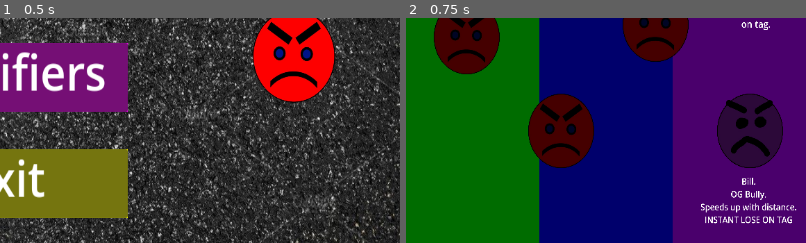
Above: before the commit, frames 1-2 (left to right).
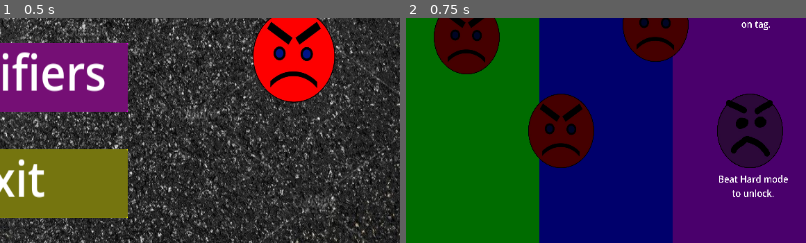
Above: after the commit, the same moments.

Repository: iiAzui/IDK-Tag-2-The-Infection
Game: Godot game, scene res://main_menu.tscn
Two runs of this game, one before a commit and one after it. Both use one fixed random seed, a clock stepped at 60 frames per second and the inputs below.
Inputs:
- Up to frame 1 (0.5 s): no input
- Up to frame 2 (0.75 s): click "Modifiers" at 0.5 s
The pictures show only the part of the screen within x 50-100%, y 50-100%; the shares and areas given below are measured in that part.

Frame 1 is identical in both runs. In frame 2, 1.5% of the frame differs, in the area x 73-98%, y 69-92%.

Commit message:
Conner Time

Diff:
--- a/Scripts/player.gd
+++ b/Scripts/player.gd
@@ -8,7 +8,20 @@
 var b2 = preload("res://Players/Bob/Bob2.png")
 var b3 = preload("res://Players/Bob/Bob3.png")
 
+var c1 = preload("res://Players/Conner/Conner1.png")
+var c2 = preload("res://Players/Conner/Conner2.png")
+var c3 = preload("res://Players/Conner/Conner3.png")
+
 var speed = 400.0
+var breathingdivide = 1
+var breathingmultiply = 1
+var breathingadd = 0
+var breathingsubtract = 0
+var breathup = 0
+
+var moving = false
+
+var firsttime = true
 
 var breathingup = false
 var breathed = false
@@ -24,47 +37,57 @@
 		3:
 			Global.score = 5
 			Global.breath = 75.0
+	match Global.Player:
+		"Bob":
+			get_node("Sprite2D").texture = b1
+			speed = 400
+		"Conner":
+			get_node("Sprite2D").texture = c1
+			speed = 600
+			breathingmultiply = 2
 
-	while Global.mode == 2:
-		if not Input.is_action_pressed("Breath") or breathed:
-			if breathingdown == false:
-				get_node("Timer").start(2)
-				breathingdown = true
-			await get_node("Timer").timeout
-			Global.breath -= randi_range(1,5)
-			breathingdown = false
-		else:
-			if breathingdown == false:
-				get_node("Timer").start(2)
-				breathingdown = true
-			await get_node("Timer").timeout
-			while Input.is_action_pressed("Breath") and not breathed:
-				Global.breath += 1
-				await get_tree().create_timer(0.1).timeout
-				if Global.breath == 100.0:
-					breathed = true
-			breathingdown = false
 
-	while Global.mode == 3:
-		if get_node("Timer2").is_stopped() or Global.breath == 75.0:
-			breathingup = false
-			await get_tree().create_timer(0.2).timeout
-			if get_node("Timer2").is_stopped() or Global.breath == 75.0:
+func _physics_process(delta: float) -> void:
+	if firsttime == true:
+		firsttime = false
+		while Global.mode == 2:
+			if not Input.is_action_pressed("Breath") or breathed:
 				if breathingdown == false:
 					get_node("Timer").start(2)
 					breathingdown = true
 				await get_node("Timer").timeout
+				Global.breath -= randi_range((1*breathingmultiply)-breathingsubtract,(5*breathingmultiply)+breathingadd)
+				breathingdown = false
+			else:
+				if breathingdown == false:
+					get_node("Timer").start(2)
+					breathingdown = true
+				await get_node("Timer").timeout
+				while Input.is_action_pressed("Breath") and not breathed:
+					Global.breath += (1+breathup)/breathingdivide
+					await get_tree().create_timer(0.1).timeout
+					if Global.breath == 100.0:
+						breathed = true
+				breathingdown = false
+
+		while Global.mode == 3:
+			if get_node("Timer2").is_stopped() or Global.breath == 75.0:
+				breathingup = false
+				await get_tree().create_timer(0.2).timeout
 				if get_node("Timer2").is_stopped() or Global.breath == 75.0:
-					Global.breath -= randi_range(5,10)
-					breathingdown = false
-		else:
-			await get_node("Timer2").timeout
-			breathingup = false
+					if breathingdown == false:
+						get_node("Timer").start(2)
+						breathingdown = true
+					await get_node("Timer").timeout
+					if get_node("Timer2").is_stopped() or Global.breath == 75.0:
+						Global.breath -= randi_range((5*breathingmultiply)-breathingsubtract,(10*breathingmultiply)+breathingadd)
+						breathingdown = false
+			else:
+				await get_node("Timer2").timeout
+				breathingup = false
 
 
 
-
-func _physics_process(delta: float) -> void:
 	if not Input.is_action_pressed("Breath") and breathed == true:
 		breathed = false
 
@@ -104,29 +127,52 @@
 		$"../strain".visible = false
 
 	var directionX := Input.get_axis("Left", "Right")
-	if directionX:
-		velocity.x = directionX * speed
+	var directionY := Input.get_axis("Up", "Down")
+	if Global.Player == "Conner":
+		if not directionY and directionX:
+			velocity.x = directionX * speed
+		else:
+			velocity.x = move_toward(velocity.x, 0, speed)
 	else:
-		velocity.x = move_toward(velocity.x, 0, speed)
+		if directionX:
+			velocity.x = directionX * speed
+		else:
+			velocity.x = move_toward(velocity.x, 0, speed)
 
+	if Global.Player == "Conner":
+		if not directionX and directionY:
+			velocity.y = directionY * speed
+		else:
+			velocity.y = move_toward(velocity.y, 0, speed)
+	else:
+		if directionY:
+			velocity.y = directionY * speed
+		else:
+			velocity.y = move_toward(velocity.y, 0, speed)
 
-
-	var directionY := Input.get_axis("Up", "Down")
-	if directionY:
-		velocity.y = directionY * speed
-	else:
-		velocity.y = move_toward(velocity.y, 0, speed)
-
-	if directionY < 0:
-		get_node("Sprite2D").texture = b3
-	elif directionY > 0:
-		get_node("Sprite2D").texture = b1
-	elif directionX < 0:
-		get_node("Sprite2D").texture = b2
-		get_node("Sprite2D").flip_h = true
-	elif directionX > 0:
-		get_node("Sprite2D").texture = b2
-		get_node("Sprite2D").flip_h = false
+	match Global.Player:
+		"Bob":
+			if directionY < 0:
+				get_node("Sprite2D").texture = b3
+			elif directionY > 0:
+				get_node("Sprite2D").texture = b1
+			elif directionX < 0:
+				get_node("Sprite2D").texture = b2
+				get_node("Sprite2D").flip_h = true
+			elif directionX > 0:
+				get_node("Sprite2D").texture = b2
+				get_node("Sprite2D").flip_h = false
+		"Conner":
+			if directionY < 0:
+				get_node("Sprite2D").texture = c3
+			elif directionY > 0:
+				get_node("Sprite2D").texture = c1
+			elif directionX < 0:
+				get_node("Sprite2D").texture = c2
+				get_node("Sprite2D").flip_h = true
+			elif directionX > 0:
+				get_node("Sprite2D").texture = c2
+				get_node("Sprite2D").flip_h = false
 
 	if Global.mode == 3:
 		if Input.is_action_just_pressed("Breath") and Global.breath < 75.0:
@@ -134,7 +180,7 @@
 				get_node("Timer2").start(1.5)
 				breathingup = true
 				breathingdown = false
-			Global.breath += 0.5
+			Global.breath += (0.5+(breathup/2))/breathingdivide
 
 
 
--- a/Scripts/settings.gd
+++ b/Scripts/settings.gd
@@ -4,6 +4,7 @@
 var unlocks = ["Bob","2","3","4","5","6","Redson","Bill","9","10","11","12"]
 # Called when the node enters the scene tree for the first time.
 func _ready() -> void:
+	print(Global.Unlocks)
 	%PB.position = Global.PBPos
 	%BB.position = Global.BBPos
 	match Global.mode:
@@ -29,6 +30,9 @@
 			get_node(str(unlocks[index])+ "/Label").visible = true
 		else:
 			get_node(unlocks[index]).self_modulate = Color("454545")
+			get_node(str(unlocks[index])+ "/UnlockText").visible = true
+			get_node(str(unlocks[index])+ "/"+str(unlocks[index])+"Bttn").disabled = true
+			get_node(str(unlocks[index])+ "/Label").visible = false
 		index += 1
 
 func _on_easy_pressed() -> void:
@@ -62,6 +66,26 @@
 	%PB.position = get_node("Bob").position
 	Global.PBPos = %PB.position
 
+
+func _on_2_bttn_pressed() -> void:
+	pass # Replace with function body.
+
+
+func _on_3_bttn_pressed() -> void:
+	pass # Replace with function body.
+
+
+func _on_4_bttn_pressed() -> void:
+	pass # Replace with function body.
+
+
+func _on_5_bttn_pressed() -> void:
+	pass # Replace with function body.
+
+
+func _on_6_bttn_pressed() -> void:
+	pass # Replace with function body.
+
 func _on_redson_bttn_pressed() -> void:
 	Global.Bully = "Redson"
 	%BB.position = get_node("Redson").position
@@ -72,3 +96,18 @@
 	Global.Bully = "Bill"
 	%BB.position = get_node("Bill").position
 	Global.BBPos = %BB.position
+
+func _on_9_bttn_pressed() -> void:
+	pass # Replace with function body.
+
+
+func _on_10_bttn_pressed() -> void:
+	pass # Replace with function body.
+
+
+func _on_11_bttn_pressed() -> void:
+	pass # Replace with function body.
+
+
+func _on_12_bttn_pressed() -> void:
+	pass # Replace with function body.
--- a/global.gd
+++ b/global.gd
@@ -5,7 +5,7 @@
 var winlose = 0
 var breath = 100
 var Bully = "Redson"
-var Player = "Bob"
+var Player = "Conner"
 
 var PBPos = Vector2(96,176)
 var BBPos = Vector2(1080,176)
--- a/settings.tscn
+++ b/settings.tscn
@@ -181,29 +181,139 @@
 scale = Vector2(0.2, 0.2)
 texture = ExtResource("2_gc0em")
 
+[node name="2Bttn" type="Button" parent="2"]
+self_modulate = Color(1, 1, 1, 0)
+offset_left = -160.0
+offset_top = -360.0
+offset_right = 160.0
+offset_bottom = 360.0
+
+[node name="Label" type="Label" parent="2"]
+offset_left = -240.0
+offset_top = 360.0
+offset_right = 219.0
+offset_bottom = 539.0
+text = "Bob.
+Starter Runner.
+Nothing Special."
+label_settings = SubResource("LabelSettings_3j6r5")
+horizontal_alignment = 1
+
+[node name="UnlockText" type="Label" parent="2"]
+offset_right = 40.0
+offset_bottom = 23.0
+
 [node name="3" type="Sprite2D" parent="."]
 self_modulate = Color(0.270588, 0.270588, 0.270588, 1)
 position = Vector2(224, 312)
 scale = Vector2(0.2, 0.2)
 texture = ExtResource("2_gc0em")
 
+[node name="3Bttn" type="Button" parent="3"]
+self_modulate = Color(1, 1, 1, 0)
+offset_left = -160.0
+offset_top = -360.0
+offset_right = 160.0
+offset_bottom = 360.0
+
+[node name="Label" type="Label" parent="3"]
+offset_left = -240.0
+offset_top = 360.0
+offset_right = 219.0
+offset_bottom = 539.0
+text = "Bob.
+Starter Runner.
+Nothing Special."
+label_settings = SubResource("LabelSettings_3j6r5")
+horizontal_alignment = 1
+
+[node name="UnlockText" type="Label" parent="3"]
+offset_right = 40.0
+offset_bottom = 23.0
+
 [node name="4" type="Sprite2D" parent="."]
 self_modulate = Color(0.270588, 0.270588, 0.270588, 1)
 position = Vector2(376, 208)
 scale = Vector2(0.2, 0.2)
 texture = ExtResource("2_gc0em")
 
+[node name="4Bttn" type="Button" parent="4"]
+self_modulate = Color(1, 1, 1, 0)
+offset_left = -160.0
+offset_top = -360.0
+offset_right = 160.0
+offset_bottom = 360.0
+
+[node name="Label" type="Label" parent="4"]
+offset_left = -240.0
+offset_top = 360.0
+offset_right = 219.0
+offset_bottom = 539.0
+text = "Bob.
+Starter Runner.
+Nothing Special."
+label_settings = SubResource("LabelSettings_3j6r5")
+horizontal_alignment = 1
+
+[node name="UnlockText" type="Label" parent="4"]
+offset_right = 40.0
+offset_bottom = 23.0
+
 [node name="5" type="Sprite2D" parent="."]
 self_modulate = Color(0.270588, 0.270588, 0.270588, 1)
 position = Vector2(376, 448)
 scale = Vector2(0.2, 0.2)
 texture = ExtResource("2_gc0em")
 
+[node name="5Bttn" type="Button" parent="5"]
+self_modulate = Color(1, 1, 1, 0)
+offset_left = -160.0
+offset_top = -360.0
+offset_right = 160.0
+offset_bottom = 360.0
+
+[node name="Label" type="Label" parent="5"]
+offset_left = -240.0
+offset_top = 360.0
+offset_right = 219.0
+offset_bottom = 539.0
+text = "Bob.
+Starter Runner.
+Nothing Special."
+label_settings = SubResource("LabelSettings_3j6r5")
+horizontal_alignment = 1
+
+[node name="UnlockText" type="Label" parent="5"]
+offset_right = 40.0
+offset_bottom = 23.0
+
 [node name="6" type="Sprite2D" parent="."]
 self_modulate = Color(0.270588, 0.270588, 0.270588, 1)
 position = Vector2(496, 328)
 scale = Vector2(0.2, 0.2)
 texture = ExtResource("2_gc0em")
+
+[node name="6Bttn" type="Button" parent="6"]
+self_modulate = Color(1, 1, 1, 0)
+offset_left = -160.0
+offset_top = -360.0
+offset_right = 160.0
+offset_bottom = 360.0
+
+[node name="Label" type="Label" parent="6"]
+offset_left = -240.0
+offset_top = 360.0
+offset_right = 219.0
+offset_bottom = 539.0
+text = "Bob.
+Starter Runner.
+Nothing Special."
+label_settings = SubResource("LabelSettings_3j6r5")
+horizontal_alignment = 1
+
+[node name="UnlockText" type="Label" parent="6"]
+offset_right = 40.0
+offset_bottom = 23.0
 
 [node name="Redson" type="Sprite2D" parent="."]
 position = Vector2(1080, 176)
@@ -277,23 +387,111 @@
 scale = Vector2(0.2, 0.2)
 texture = ExtResource("3_cj1lu")
 
+[node name="9Bttn" type="Button" parent="9"]
+self_modulate = Color(1, 1, 1, 0)
+offset_left = -160.0
+offset_top = -360.0
+offset_right = 160.0
+offset_bottom = 360.0
+
+[node name="Label" type="Label" parent="9"]
+offset_left = -240.0
+offset_top = 360.0
+offset_right = 219.0
+offset_bottom = 539.0
+text = "Bob.
+Starter Runner.
+Nothing Special."
+label_settings = SubResource("LabelSettings_3j6r5")
+horizontal_alignment = 1
+
+[node name="UnlockText" type="Label" parent="9"]
+offset_right = 40.0
+offset_bottom = 23.0
+
 [node name="10" type="Sprite2D" parent="."]
 self_modulate = Color(0.270588, 0.270588, 0.270588, 1)
 position = Vector2(792, 192)
 scale = Vector2(0.2, 0.2)
 texture = ExtResource("3_cj1lu")
 
+[node name="10Bttn" type="Button" parent="10"]
+self_modulate = Color(1, 1, 1, 0)
+offset_left = -160.0
+offset_top = -360.0
+offset_right = 160.0
+offset_bottom = 360.0
+
+[node name="Label" type="Label" parent="10"]
+offset_left = -240.0
+offset_top = 360.0
+offset_right = 219.0
+offset_bottom = 539.0
+text = "Bob.
+Starter Runner.
+Nothing Special."
+label_settings = SubResource("LabelSettings_3j6r5")
+horizontal_alignment = 1
+
+[node name="UnlockText" type="Label" parent="10"]
+offset_right = 40.0
+offset_bottom = 23.0
+
 [node name="11" type="Sprite2D" parent="."]
 self_modulate = Color(0.270588, 0.270588, 0.270588, 1)
 position = Vector2(800, 432)
 scale = Vector2(0.2, 0.2)
 texture = ExtResource("3_cj1lu")
 
+[node name="11Bttn" type="Button" parent="11"]
+self_modulate = Color(1, 1, 1, 0)
+offset_left = -160.0
+offset_top = -360.0
+offset_right = 160.0
+offset_bottom = 360.0
+
+[node name="Label" type="Label" parent="11"]
+offset_left = -240.0
+offset_top = 360.0
+offset_right = 219.0
+offset_bottom = 539.0
+text = "Bob.
+Starter Runner.
+Nothing Special."
+label_settings = SubResource("LabelSettings_3j6r5")
+horizontal_alignment = 1
+
+[node name="UnlockText" type="Label" parent="11"]
+offset_right = 40.0
+offset_bottom = 23.0
+
 [node name="12" type="Sprite2D" parent="."]
 self_modulate = Color(0.270588, 0.270588, 0.270588, 1)
 position = Vector2(664, 312)
 scale = Vector2(0.2, 0.2)
 texture = ExtResource("3_cj1lu")
+
+[node name="12Bttn" type="Button" parent="12"]
+self_modulate = Color(1, 1, 1, 0)
+offset_left = -160.0
+offset_top = -360.0
+offset_right = 160.0
+offset_bottom = 360.0
+
+[node name="Label" type="Label" parent="12"]
+offset_left = -240.0
+offset_top = 360.0
+offset_right = 219.0
+offset_bottom = 539.0
+text = "Bob.
+Starter Runner.
+Nothing Special."
+label_settings = SubResource("LabelSettings_3j6r5")
+horizontal_alignment = 1
+
+[node name="UnlockText" type="Label" parent="12"]
+offset_right = 40.0
+offset_bottom = 23.0
 
 [node name="PB" type="Sprite2D" parent="."]
 unique_name_in_owner = true
@@ -326,6 +524,15 @@
 [connection signal="pressed" from="Normal" to="." method="_on_normal_pressed"]
 [connection signal="pressed" from="Hard" to="." method="_on_hard_pressed"]
 [connection signal="pressed" from="Bob/BobBttn" to="." method="_on_bob_bttn_pressed"]
+[connection signal="pressed" from="2/2Bttn" to="." method="_on_2_bttn_pressed"]
+[connection signal="pressed" from="3/3Bttn" to="." method="_on_3_bttn_pressed"]
+[connection signal="pressed" from="4/4Bttn" to="." method="_on_4_bttn_pressed"]
+[connection signal="pressed" from="5/5Bttn" to="." method="_on_5_bttn_pressed"]
+[connection signal="pressed" from="6/6Bttn" to="." method="_on_6_bttn_pressed"]
 [connection signal="pressed" from="Redson/RedsonBttn" to="." method="_on_redson_bttn_pressed"]
 [connection signal="pressed" from="Bill/BillBttn" to="." method="_on_bill_bttn_pressed"]
+[connection signal="pressed" from="9/9Bttn" to="." method="_on_9_bttn_pressed"]
+[connection signal="pressed" from="10/10Bttn" to="." method="_on_10_bttn_pressed"]
+[connection signal="pressed" from="11/11Bttn" to="." method="_on_11_bttn_pressed"]
+[connection signal="pressed" from="12/12Bttn" to="." method="_on_12_bttn_pressed"]
 [connection signal="pressed" from="back" to="." method="_on_back_pressed"]
Binary file added: Players/Conner/Conner1.png
Not shown, added: Players/Conner/Conner1.png.import
Binary file added: Players/Conner/Conner2.png
Not shown, added: Players/Conner/Conner2.png.import
Binary file added: Players/Conner/Conner3.png
Not shown, added: Players/Conner/Conner3.png.import
